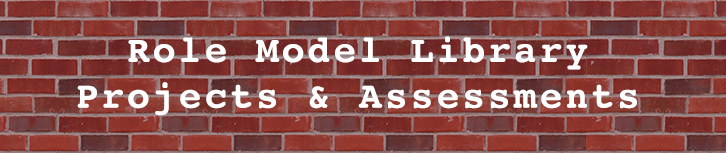
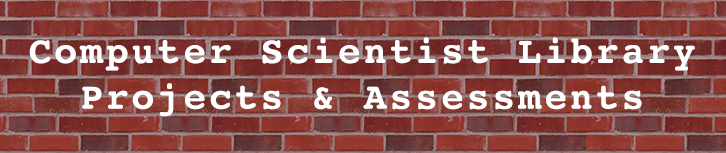
Layered file, before and after one edit (726px x 153px). Changes by layer:
renamed "Role Model Library Projects & Assessments" to "Computer Scientist Library Projects & Assessments", painted on it over [29,36,695,117]
